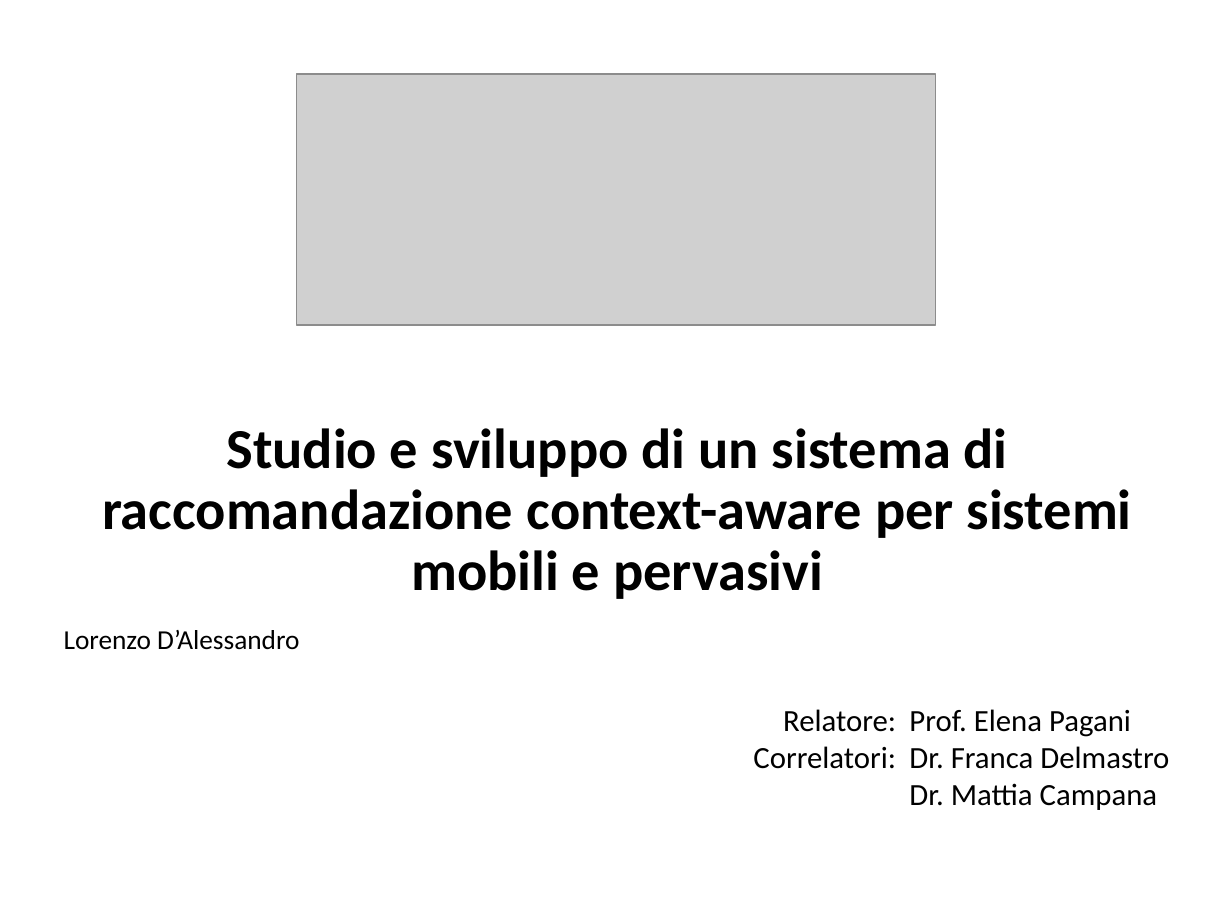
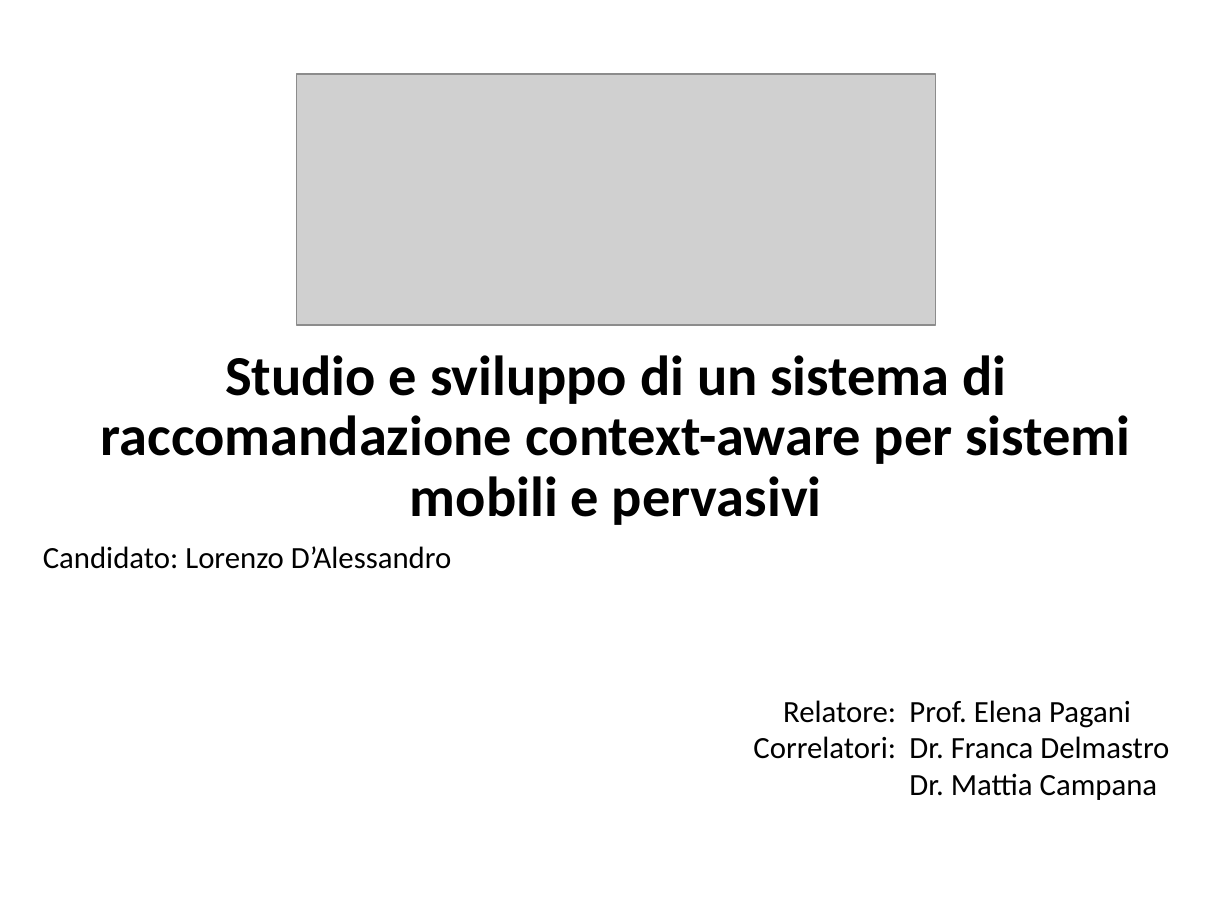
Before and after one commit to CriptHunter/tesi, a slide deck: slide 1 of presentazione/presentazione.pptx. Drawn at 1232x924 pixels with LibreOffice and Linux fonts; fonts in the diff are those of the drawing; grey boxes stand for pictures. Boxes give left, top, right and bottom in pixels: in the first picture for what was removed or moved away, otherwise in the second. Text is boxed around its words. In the diff, an @@ line names an element or a change of style, - is before the commit and + after.

```diff
--- a/presentazione/presentazione.pptx
+++ b/presentazione/presentazione.pptx
@@ title "Studio e sviluppo di un ...": place and size @@
-title "Studio e sviluppo di un ..." at (102,428,1132,599)
+title "Studio e sviluppo di un ..." at (101,355,1130,525)
@@ subtitle at (43,546,451,569): text changed; size 16 to 18 pt @@
-Lorenzo D’Alessandro
+Candidato: Lorenzo D’Alessandro
@@ text "Relatore:": place and size @@
-text "Relatore:" at (753,709,896,769)
+text "Relatore:" at (753,700,896,759)
@@ text "Prof. Elena Pagani": place and size @@
-text "Prof. Elena Pagani" at (909,709,1169,810)
+text "Prof. Elena Pagani" at (909,700,1169,800)
```
Also in this commit, not shown: 6 other slides changed, 2 slides added.
